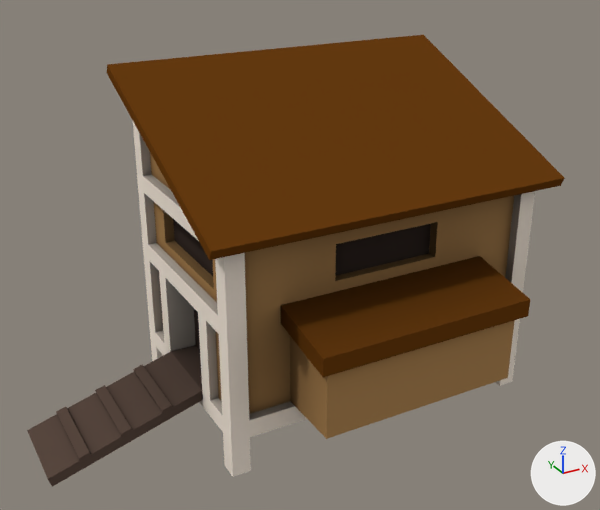
The Blender file Assets/Models/Terrain Objects/Coop.blend, before and after one commit.
Before and after are seen from a 50 mm lens placed at (-3.3, -5.33, 3.95), pointed at (-0.46, -0.17, 1.37). Lighting does not change. The marker at lower right points along +X, +Y and +Z.
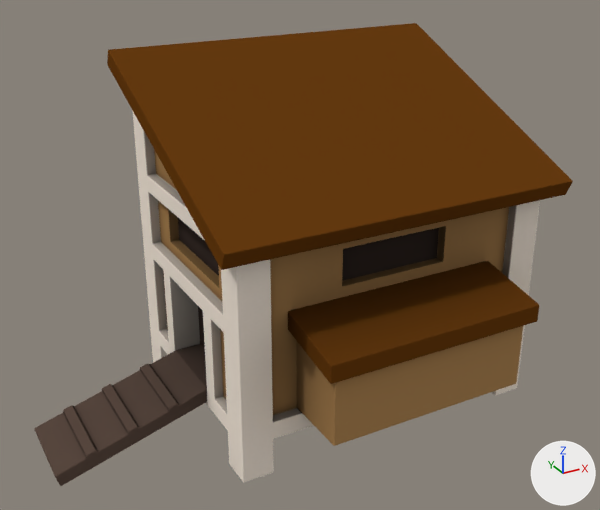
Changed parts and their boxes [x1, y1, x2, y2] in the pictures (600 x 510 px; the box of a moved part takes in the faces that stretch with it):
'Cube', reshaped: before [107, 35, 565, 477]; after [107, 23, 573, 483]
'Plane', reshaped: before [27, 351, 203, 487]; after [34, 350, 207, 486]
part 1 of me_plane, moved or reshaped: before [27, 351, 202, 479]; after [34, 350, 207, 476]
part 2 of me_plane, moved or reshaped: before [48, 391, 203, 487]; after [34, 356, 207, 486]

The edits, one by one:
me_plane is used by ob_plane; location (0.0, 0.0, 0.0).
me_plane had 76 vertices, 74 faces and spanned x -2.56..-1.323, y -0.224..0.45, z 0.003..0.449.
me_plane now has 76 vertices, 74 faces and spans x -2.51..-1.264, y -0.224..0.45, z -0.024..0.454.
me_plane part 1: 44 of the vertices in x -2.56..-1.346, y -0.224..0.45, z 0.079..0.449 are moved by (0.05, 0.0, 0.005).
me_plane part 2: 32 of the vertices in x -2.537..-1.323, y -0.224..0.45, z 0.003..0.372 are moved by (0.059, 0.0, -0.027).
me_cube is used by ob_cube; location (0.0, 0.0, 0.0).
me_cube had 588 vertices, 586 faces and spanned x -1.5..1.5, y -1.27..1.05, z 0.0..2.73.
me_cube now has 588 vertices, 586 faces and spans x -1.46..1.46, y -1.37..1.15, z 0.0..2.83.
me_cube part 3: 564 of 588 vertices moved; they spanned x -1.5..1.5, y -1.27..1.05, z 0.0..2.73 and now span x -1.46..1.46, y -1.37..1.15, z 0.0..2.83; mean shift (0.0, -0.01, 0.01); largest move (-1.33, -0.9, 1.89) -> (-1.19, -1.02, 1.91).
